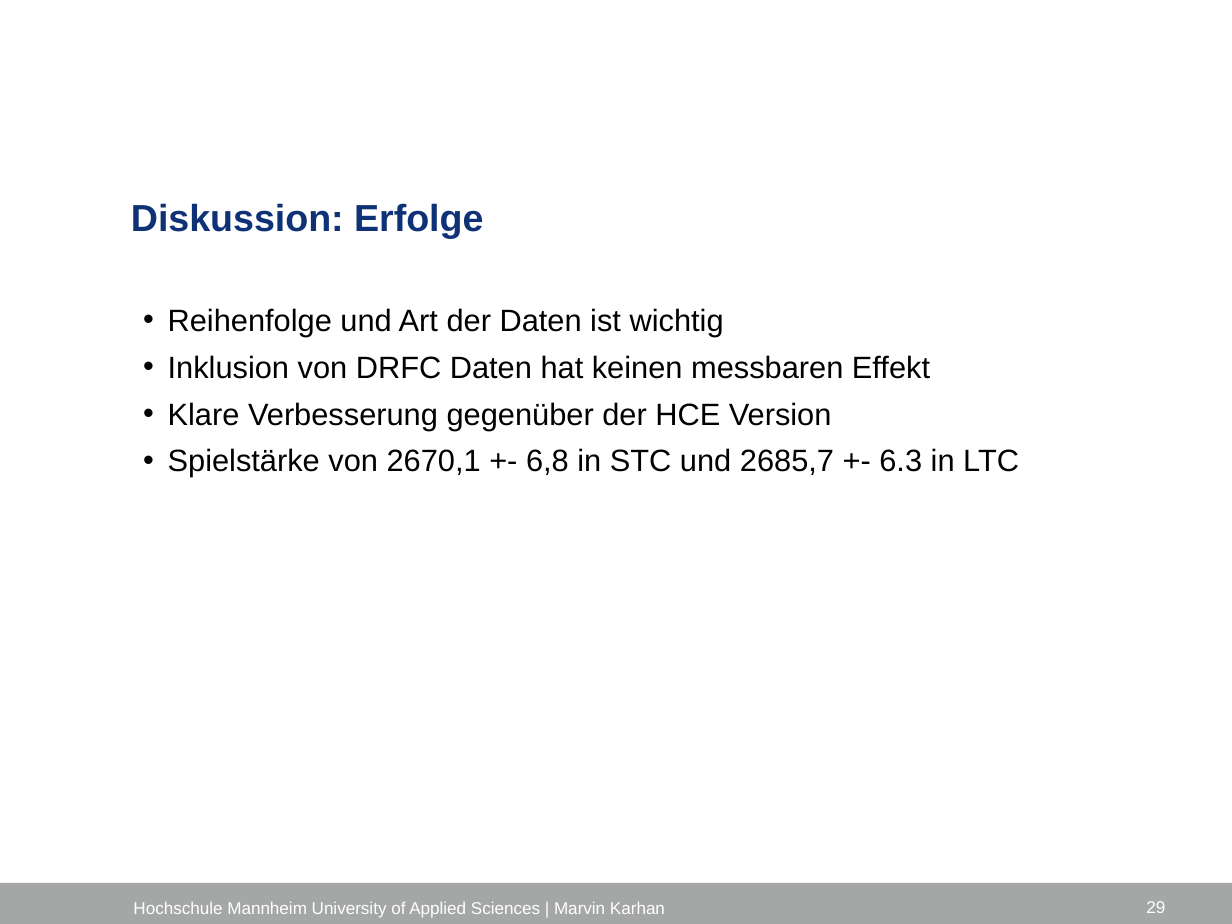
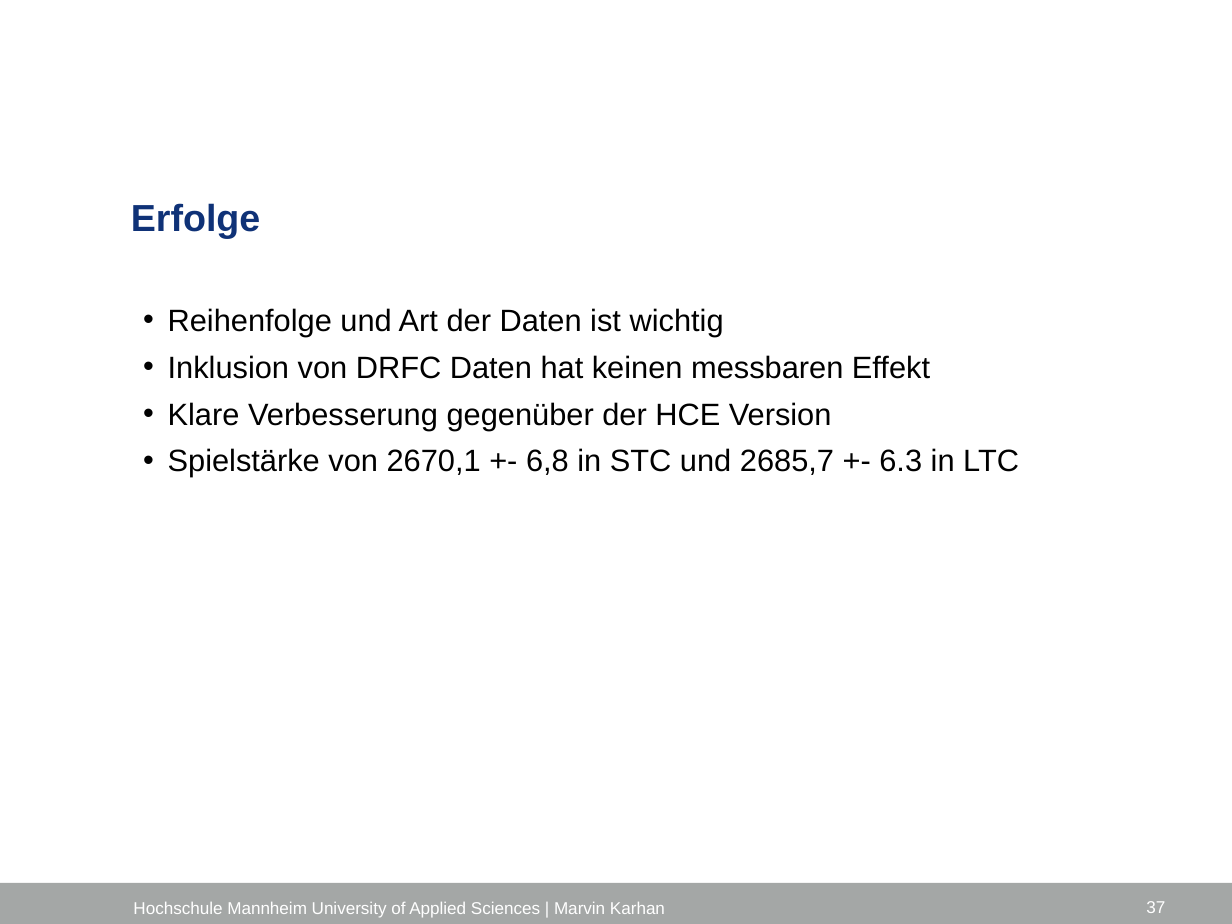
Before and after one commit to marvinkarhan/Bachelorarbeit, a slide deck: slide 37 of latex/Kolloquium/Kolloquium_Marvin_Karhan.pptx (slide 29 before the commit). Drawn at 1232x924 pixels with LibreOffice and Linux fonts; fonts in the diff are those of the drawing; background and template pictures are left out. Boxes give left, top, right and bottom in pixels: in the first picture for what was removed or moved away, otherwise in the second. Text is boxed around its words. In the diff, an @@ line names an element or a change of style, - is before the commit and + after.

```diff
--- a/latex/Kolloquium/Kolloquium_Marvin_Karhan.pptx
+++ b/latex/Kolloquium/Kolloquium_Marvin_Karhan.pptx
@@ title at box(131, 203, 260, 238): text changed @@
-Diskussion: Erfolge
+Erfolge
@@ page number at box(1146, 901, 1165, 913): text changed @@
-29
+37
```
Also in this commit, not shown: 9 other slides changed, 7 slides added, 13 slides removed, 9 other files.
